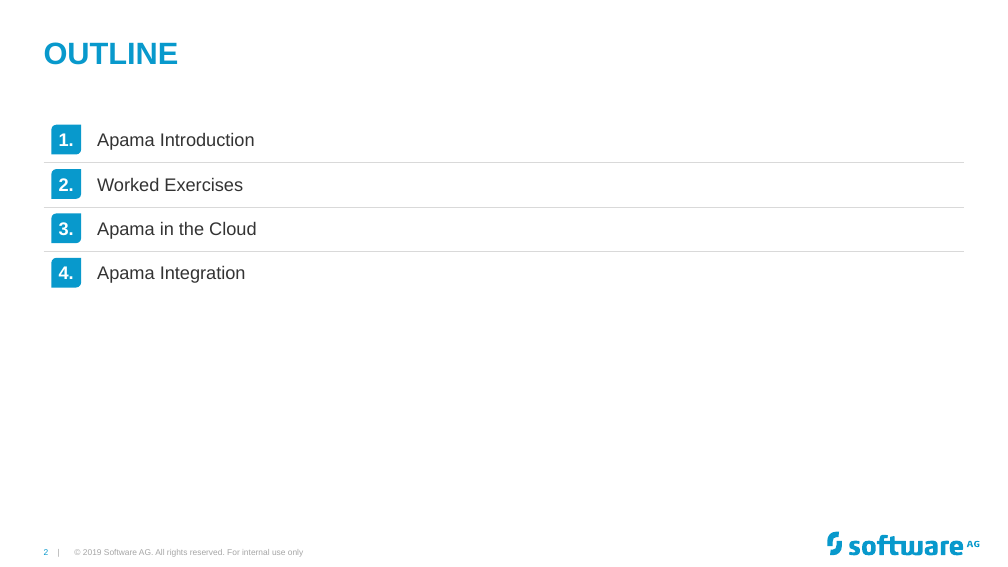
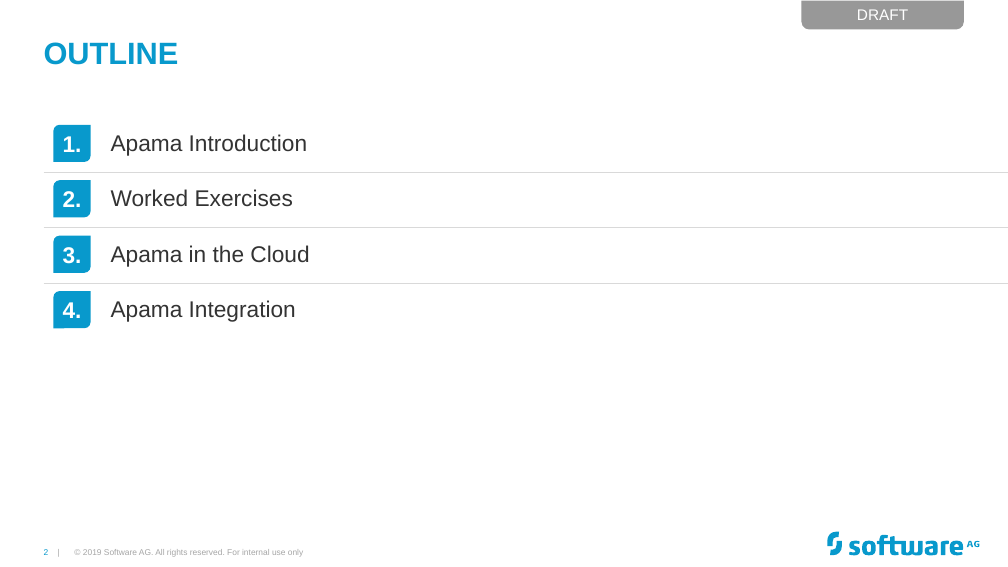
Before and after one commit to Cumulocity-IoT/apama-streaming-analytics-intro-training, a slide deck: slide 2 of Apama GAP Training.pptx. Drawn at 1008x567 pixels with LibreOffice and Linux fonts; fonts in the diff are those of the drawing; background and template pictures are left out. Boxes give left, top, right and bottom in pixels: in the first picture for what was removed or moved away, otherwise in the second. Text is boxed around its words. In the diff, an @@ line names an element or a change of style, - is before the commit and + after.

```diff
--- a/Apama GAP Training.pptx
+++ b/Apama GAP Training.pptx
@@ round same rect added at (x1=801, y1=1, x2=964, y2=30), fill #989898, 11 pt, text #FFFFFF @@
+DRAFT
@@ round diag rect "1." resized from (x1=51, y1=125, x2=82, y2=155) to (x1=53, y1=125, x2=91, y2=162) @@
@@ text "Apama Introduction" moved from (x1=97, y1=132, x2=255, y2=150) to (x1=111, y1=134, x2=307, y2=156) @@
@@ line moved from (43, 162) - (965, 162) to (43, 172) - (1008, 172) @@
@@ round diag rect "2." resized from (x1=51, y1=169, x2=82, y2=200) to (x1=53, y1=180, x2=91, y2=218) @@
@@ text "Worked Exercises" moved from (x1=97, y1=177, x2=243, y2=191) to (x1=111, y1=189, x2=293, y2=207) @@
@@ line moved from (43, 207) - (965, 207) to (43, 228) - (1008, 228) @@
@@ round diag rect "3." resized from (x1=51, y1=214, x2=82, y2=244) to (x1=53, y1=236, x2=91, y2=273) @@
@@ text "Apama in the Cloud" moved from (x1=97, y1=221, x2=256, y2=239) to (x1=111, y1=245, x2=309, y2=267) @@
@@ line moved from (43, 251) - (965, 251) to (43, 283) - (1008, 283) @@
@@ round diag rect "4." resized from (x1=51, y1=258, x2=82, y2=288) to (x1=53, y1=291, x2=91, y2=329) @@
@@ size 13 to 16.2 pt in 8 elements at (x1=53, y1=125, x2=91, y2=162), (x1=53, y1=180, x2=91, y2=218), (x1=53, y1=236, x2=91, y2=273), (x1=53, y1=291, x2=91, y2=329), (x1=111, y1=134, x2=307, y2=156), (x1=111, y1=189, x2=293, y2=207), (x1=111, y1=245, x2=309, y2=267), (x1=111, y1=300, x2=296, y2=322) @@
@@ text "Apama Integration" moved from (x1=97, y1=265, x2=246, y2=283) to (x1=111, y1=300, x2=296, y2=322) @@
```
Also in this commit, not shown: 8 other slides changed, 2 slides added, 20 other files.
